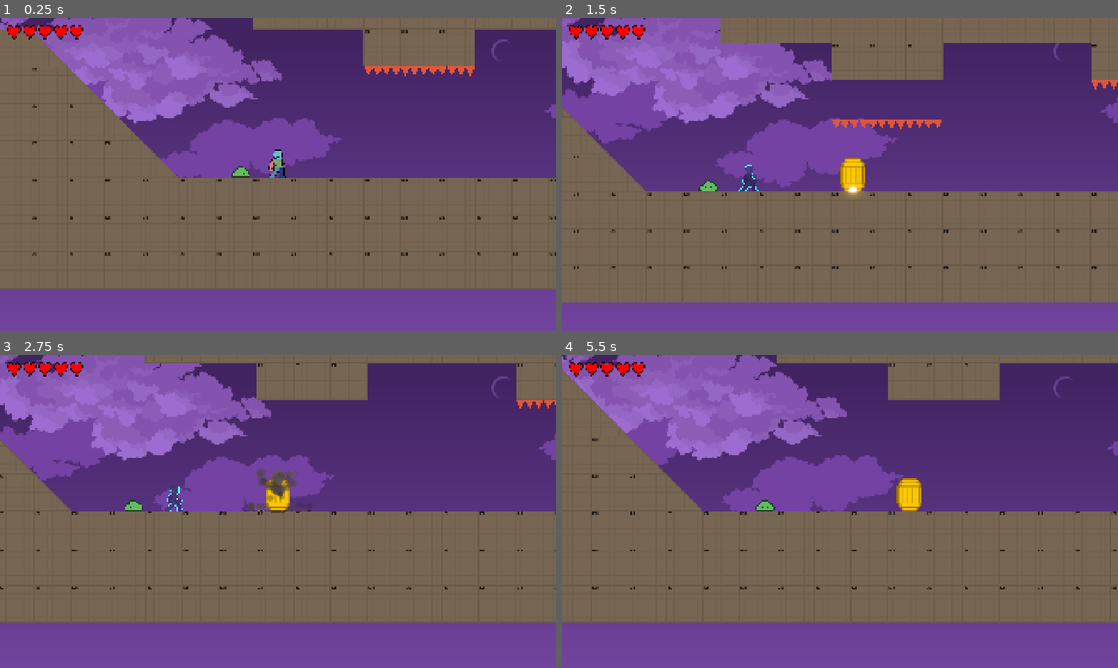
Above: before the commit, frames 1-4 (two rows, left to right).
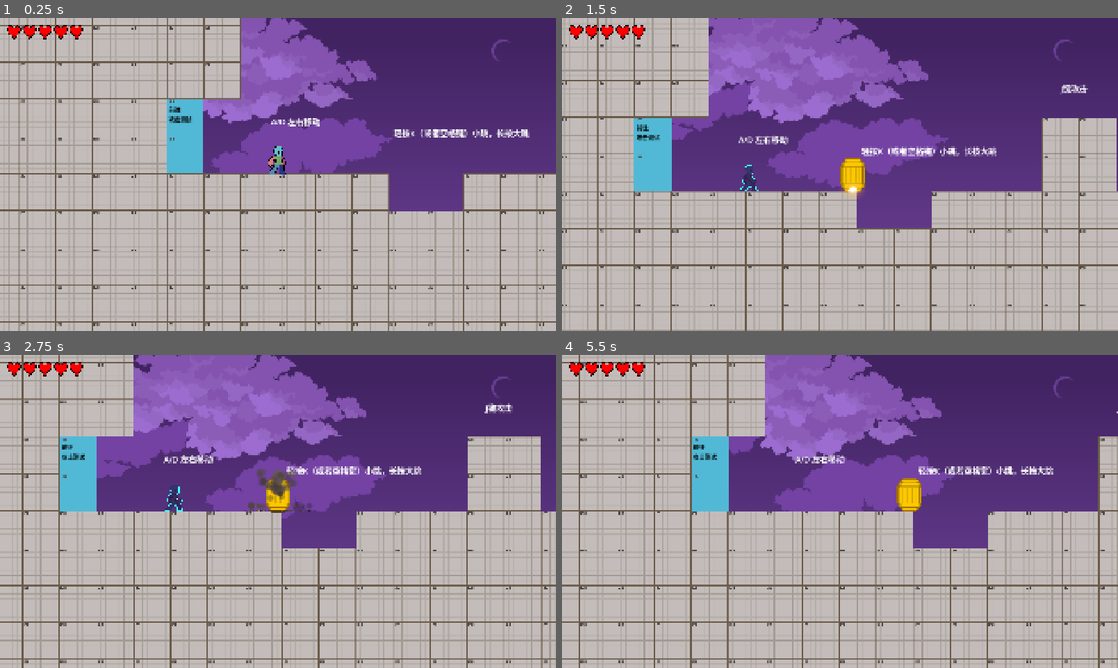
Above: after the commit, the same moments.

Repository: duanyue166/gamejam-2611
Game: Godot game, scene res://main.tscn
The game is run twice, just before and just after one commit, with the same random seed, the same clock (stepped at 60 frames per second) and the same inputs.
Inputs (mouse positions are in pixels of both pictures, inside the frame that each line leads up to):
- Up to frame 1 (0.25 s): no input
- Up to frame 2 (1.5 s): tap Enter at 0.5 s; move the mouse to (962, 158) at 0.52 s; hold D (move_right) from 0.53 s (still down); tap H (ability_1) at 0.6 s; click (962, 158) at 0.67 s; tap K (jump) at 0.77 s; move the mouse to (728, 190) at 1.27 s; tap U (ability_2) at 1.35 s
- Up to frame 3 (2.75 s): tap K (jump) at 1.52 s; move the mouse to (333, 442) at 2.02 s; release D (move_right) at 2.03 s; hold A (move_left) from 2.03 s (still down); tap J (attack) at 2.1 s
- Up to frame 4 (5.5 s): move the mouse to (812, 574) at 2.77 s; release A (move_left) at 2.78 s; hold D (move_right) 2.78-4.28 s; tap L (dash) at 2.85 s; click (812, 574) at 2.92 s; tap K (jump) at 3.02, 3.77, 4.52 s; move the mouse to (1006, 558) at 3.52 s; tap I (flip_gravity) at 3.6 s; move the mouse to (673, 464) at 4.27 s; hold A (move_left) 4.28-5.03 s; tap E (interact) at 4.35 s; move the mouse to (867, 511) at 5.02 s; hold D (move_right) from 5.03 s (still down); tap H (ability_1) at 5.1 s; click (867, 511) at 5.17 s

The runs differ from the first frame. In frame 1, 80% of the frame differs, in the area x 0-100%, y 0-100%; in frame 2, 75%; in frame 3, 76%; in frame 4, 78%.

Commit message:
优化地图出入口切换逻辑

Diff:
--- a/main.gd
+++ b/main.gd
@@ -1,51 +1,58 @@
 extends Node
 
 @export var main_scene: PackedScene
+@export var initial_spawn: StringName = StageTemplate.DEFAULT_SPAWN
 
 @onready var player: DebugPlayer = $Player
+@onready var _stage_container: Node2D = $StageContainer
 @onready var _gameplay_ui: GameplayUI = $GameplayUI
 @onready var _stage_transition: AnimationPlayer = $StageTransition/AnimationPlayer
 
 var _stage: StageTemplate
+var _arrival_spawn: Marker2D
 var _is_transitioning := false
 
 
 func _ready() -> void:
-	_mount_stage(main_scene.instantiate() as StageTemplate)
 	player.health_changed.connect(_gameplay_ui.set_health)
 	_gameplay_ui.set_health(player.health, player.max_health)
 	player.died.connect(_respawn_player, CONNECT_DEFERRED)
 
-
-func _mount_stage(stage: StageTemplate) -> void:
-	_stage = stage
-	_stage.stage_exit_entered.connect(_on_stage_exit_entered)
-	add_child(_stage)
-	_stage.spawn(player)
-	player.reset_for_spawn()
+	var stage := _instantiate_stage(main_scene, initial_spawn)
+	if stage != null:
+		_mount_stage(stage, initial_spawn)
 
 
-func _on_stage_exit_entered(body: DebugPlayer, target_stage_path: String) -> void:
+func _mount_stage(stage: StageTemplate, spawn_id: StringName) -> void:
+	_stage = stage
+	_stage_container.add_child(_stage)
+	player.stage_actors = _stage.get_actor_container()
+	_arrival_spawn = _stage.get_spawn_point(spawn_id)
+	player.global_position = _arrival_spawn.global_position
+	player.reset_for_spawn()
+	for gate in _stage.get_gates():
+		gate.suppress_arrival_overlap(player)
+		gate.stage_change_requested.connect(_on_stage_change_requested)
+	_stage.on_enter(player)
+
+
+func _on_stage_change_requested(body: DebugPlayer, stage_path: String, spawn_id: StringName) -> void:
 	if _is_transitioning or body != player or player.health <= 0:
 		return
 	_is_transitioning = true
 	# Area2D emits during the physics flush. Pause and change the tree afterward.
-	_change_stage.call_deferred(target_stage_path)
+	_change_stage.call_deferred(stage_path, spawn_id)
 
 
-func _change_stage(target_stage_path: String) -> void:
-	var target_stage := ResourceLoader.load(target_stage_path, "PackedScene") as PackedScene
+func _change_stage(stage_path: String, spawn_id: StringName) -> void:
+	var target_stage := ResourceLoader.load(stage_path, "PackedScene") as PackedScene
 	if target_stage == null:
-		push_error("Could not load stage exit target: %s" % target_stage_path)
+		push_error("Could not load stage exit target: %s" % stage_path)
 		_is_transitioning = false
 		return
 
-	var instance := target_stage.instantiate()
-	var next_stage := instance as StageTemplate
+	var next_stage := _instantiate_stage(target_stage, spawn_id)
 	if next_stage == null:
-		if instance != null:
-			instance.free()
-		push_error("Stage exit target must inherit StageTemplate: %s" % target_stage_path)
 		_is_transitioning = false
 		return
 
@@ -56,8 +63,9 @@
 	await _stage_transition.animation_finished
 
 	var previous_stage := _stage
-	_mount_stage(next_stage)
-	remove_child(previous_stage)
+	previous_stage.on_exit(player)
+	_stage_container.remove_child(previous_stage)
+	_mount_stage(next_stage, spawn_id)
 	previous_stage.queue_free()
 
 	_stage_transition.play(&"fade_in")
@@ -66,5 +74,26 @@
 	_is_transitioning = false
 
 
+func _instantiate_stage(scene: PackedScene, spawn_id: StringName) -> StageTemplate:
+	if scene == null:
+		push_error("No initial stage configured.")
+		return null
+
+	var instance := scene.instantiate()
+	var stage := instance as StageTemplate
+	if stage == null:
+		if instance != null:
+			instance.free()
+		push_error("Stage scene must inherit StageTemplate: %s" % scene.resource_path)
+		return null
+	if stage.get_spawn_point(spawn_id) == null:
+		stage.free()
+		push_error("Spawn point '%s' not found in %s" % [spawn_id, scene.resource_path])
+		return null
+	return stage
+
+
 func _respawn_player() -> void:
-	player.respawn(_stage.get_spawn_point(&"default").global_position)
+	if _stage != null:
+		var spawn := _stage.get_spawn_point(StageTemplate.DEFAULT_SPAWN)
+		player.respawn((spawn if spawn != null else _arrival_spawn).global_position)
--- a/main.tscn
+++ b/main.tscn
@@ -1,7 +1,7 @@
 [gd_scene format=3 uid="uid://ck12oxjygim6r"]
 
 [ext_resource type="Script" uid="uid://d2efwvn5xp32y" path="res://main.gd" id="1_lquwl"]
-[ext_resource type="PackedScene" uid="uid://btfiuf13f8h1o" path="res://stages/stage_01_intro.tscn" id="2_7mycd"]
+[ext_resource type="PackedScene" uid="uid://co02mghagykob" path="res://tests/test_stage.tscn" id="2_272bh"]
 [ext_resource type="PackedScene" uid="uid://b0hrb8xrj1w4d" path="res://player.tscn" id="2_h2yge"]
 [ext_resource type="PackedScene" uid="uid://bjxhtf4rawcxo" path="res://debug_ui.tscn" id="3_h2yge"]
 [ext_resource type="PackedScene" uid="uid://ksu861xvggho" path="res://tests/test_bg.tscn" id="4_1bvp3"]
@@ -10,9 +10,11 @@
 
 [node name="Main" type="Node" unique_id=1521315473]
 script = ExtResource("1_lquwl")
-main_scene = ExtResource("2_7mycd")
+main_scene = ExtResource("2_272bh")
 
 [node name="EffectLayer" type="Node2D" parent="." unique_id=1832524616]
+
+[node name="StageContainer" type="Node2D" parent="." unique_id=1364128971]
 
 [node name="Player" parent="." unique_id=1532610965 node_paths=PackedStringArray("rewind_effect_layer") instance=ExtResource("2_h2yge")]
 position = Vector2(-576, 0)
--- a/player.gd
+++ b/player.gd
@@ -32,6 +32,8 @@
 @export var movement_data : PlayerMovementData
 @export var rewind_effect_layer: Node2D
 @export_range(1, 99, 1, "or_greater") var max_health: int = 5
+
+var stage_actors: Node2D
 
 @onready var sprite: AnimatedSprite2D = $AnimatedSprite2D
 @onready var health: int = max_health
@@ -116,7 +118,8 @@
 
 func _petrify() -> void:
 	_stone = PLAYER_STONE_SCENE.instantiate() as PlayerStone
-	get_parent().add_child(_stone)
+	var stone_parent: Node = stage_actors if is_instance_valid(stage_actors) else get_parent()
+	stone_parent.add_child(_stone)
 	_stone.global_position = global_position
 	_stone.reset_physics_interpolation()
 	_stone.begin(up_direction, velocity, is_on_floor())
--- a/project.godot
+++ b/project.godot
@@ -24,6 +24,10 @@
 window/size/window_height_override=720
 window/stretch/mode="canvas_items"
 window/stretch/aspect="expand"
+
+[editor_plugins]
+
+enabled=PackedStringArray("res://addons/stage_exit_inspector/plugin.cfg")
 
 [input]
 
--- a/stages/StageTemplate.gd
+++ b/stages/StageTemplate.gd
@@ -2,24 +2,43 @@
 extends Node2D
 
 
-signal stage_exit_entered(player: DebugPlayer, target_stage_path: String)
-
-@onready var spawn_point: Marker2D = $SpawnPoint
+const DEFAULT_SPAWN := &"default"
 
 
-func spawn(player: Node2D, spawn_id: StringName = &"default") -> void:
-	var marker := get_spawn_point(spawn_id)
+# Also used by the Inspector on off-tree stages with non-tool scripts.
+static func collect_spawn_points(stage: Node) -> Dictionary[StringName, Marker2D]:
+	var points: Dictionary[StringName, Marker2D] = {}
+	var default_marker := stage.get_node_or_null(^"SpawnPoint") as Marker2D
+	if default_marker != null:
+		points[DEFAULT_SPAWN] = default_marker
 
-	if player.get_parent():
-		player.reparent($Actors)
-
-	else:
-		$Actors.add_child(player)
-
-	player.global_position = marker.global_position
+	var container := stage.get_node_or_null(^"SpawnPoints")
+	if container != null:
+		for child in container.get_children():
+			if child is Marker2D and not points.has(child.name):
+				points[child.name] = child
+	return points
 
 
 func get_spawn_point(id: StringName) -> Marker2D:
-	if id == &"default":
-		return spawn_point
-	return null
+	return collect_spawn_points(self).get(id)
+
+
+func get_gates() -> Array[StageExit]:
+	var gates: Array[StageExit] = []
+	for area in find_children("*", "Area2D", true, false):
+		if area is StageExit:
+			gates.append(area)
+	return gates
+
+
+func get_actor_container() -> Node2D:
+	return $Actors
+
+
+func on_enter(_player: DebugPlayer) -> void:
+	pass
+
+
+func on_exit(_player: DebugPlayer) -> void:
+	pass
--- a/stages/StageTemplate.tscn
+++ b/stages/StageTemplate.tscn
@@ -19,3 +19,5 @@
 tile_set = ExtResource("3_d1lfo")
 
 [node name="StageExit" parent="." instance=ExtResource("4_stage_exit")]
+
+[node name="SpawnPoints" type="Node2D" parent="."]
--- a/stages/stage_exit.gd
+++ b/stages/stage_exit.gd
@@ -1,19 +1,61 @@
+@tool
+class_name StageExit
 extends Area2D
+
+signal stage_change_requested(player: DebugPlayer, stage_path: String, spawn_id: StringName)
+signal target_stage_changed
 
 ## Destination scene inheriting StageTemplate, loaded on entry to allow return exits.
 ## Leave empty to disable this exit.
-@export_file("*.tscn", "*.scn") var target_stage_path: String
+@export_file("*.tscn", "*.scn") var target_stage_path: String:
+	set(value):
+		if target_stage_path != value:
+			target_stage_path = value
+			target_stage_changed.emit()
+
+@export var target_spawn: StringName = &"default"
+
+var _arrival_player: DebugPlayer
+
+
+func _ready() -> void:
+	set_physics_process(false)
+
+
+func suppress_arrival_overlap(player: DebugPlayer) -> void:
+	if monitoring and not target_stage_path.is_empty() and _intersects_player(player):
+		_arrival_player = player
+		set_physics_process(true)
+
+
+func _physics_process(_delta: float) -> void:
+	if not is_instance_valid(_arrival_player) or not _intersects_player(_arrival_player):
+		_arrival_player = null
+		set_physics_process(false)
 
 
 func _on_body_entered(body: Node2D) -> void:
+	if Engine.is_editor_hint():
+		return
 	var player := body as DebugPlayer
-	if player == null or target_stage_path.is_empty():
-		return
+	if player != null and player != _arrival_player and not target_stage_path.is_empty():
+		stage_change_requested.emit(player, target_stage_path, target_spawn)
 
-	var ancestor := get_parent()
-	while ancestor != null:
-		var stage := ancestor as StageTemplate
-		if stage != null:
-			stage.stage_exit_entered.emit(player, target_stage_path)
-			return
-		ancestor = ancestor.get_parent()
+
+func _intersects_player(player: DebugPlayer) -> bool:
+	# Area2D's overlap list is still stale when Main places the player.
+	for gate_owner in get_shape_owners():
+		if is_shape_owner_disabled(gate_owner):
+			continue
+		var gate_transform := global_transform * shape_owner_get_transform(gate_owner)
+		for player_owner in player.get_shape_owners():
+			if player.is_shape_owner_disabled(player_owner):
+				continue
+			var player_transform := player.global_transform * player.shape_owner_get_transform(player_owner)
+			for gate_index in shape_owner_get_shape_count(gate_owner):
+				var gate_shape := shape_owner_get_shape(gate_owner, gate_index)
+				for player_index in player.shape_owner_get_shape_count(player_owner):
+					var player_shape := player.shape_owner_get_shape(player_owner, player_index)
+					if gate_shape.collide(gate_transform, player_shape, player_transform):
+						return true
+	return false
--- a/tests/test_stage.tscn
+++ b/tests/test_stage.tscn
@@ -129,7 +129,11 @@
 [node name="StageExit" parent="." index="7"]
 position = Vector2(-893, -255)
 target_stage_path = "res://tests/test_stage_attack.tscn"
+target_spawn = &"FromTest"
 
 [node name="CollisionShape2D" type="CollisionShape2D" parent="StageExit" index="0" unique_id=15527348]
 position = Vector2(61, 127.5)
 shape = SubResource("RectangleShape2D_g81ma")
+
+[node name="FromAttack" type="Marker2D" parent="SpawnPoints" index="0" unique_id=1509908875]
+position = Vector2(-704, 8)
--- a/tests/test_stage_attack.tscn
+++ b/tests/test_stage_attack.tscn
@@ -14,14 +14,7 @@
 [node name="SpawnPoint" parent="." index="1" unique_id=1601979544]
 position = Vector2(3768, 776)
 
-[node name="StageExit" parent="." index="4"]
-target_stage_path = "res://tests/test_stage.tscn"
-
-[node name="CollisionShape2D" type="CollisionShape2D" parent="StageExit" index="0" unique_id=898548506]
-position = Vector2(4032, 640)
-shape = SubResource("RectangleShape2D_g81ma")
-
-[node name="Control" type="Control" parent="." index="5" unique_id=2030709933]
+[node name="Control" type="Control" parent="." index="4" unique_id=2030709933]
 layout_mode = 3
 anchors_preset = 0
 offset_right = 40.0
@@ -46,14 +39,25 @@
 text = "石化下砸有2伤
 落地时产生1伤范围伤害"
 
-[node name="Slime" parent="." index="6" unique_id=216391717 instance=ExtResource("3_4ruw6")]
+[node name="Slime" parent="." index="5" unique_id=216391717 instance=ExtResource("3_4ruw6")]
 position = Vector2(3432, 768)
 
-[node name="Slime2" parent="." index="7" unique_id=677517500 instance=ExtResource("3_4ruw6")]
+[node name="Slime2" parent="." index="6" unique_id=677517500 instance=ExtResource("3_4ruw6")]
 position = Vector2(3288, 768)
 
-[node name="Slime3" parent="." index="8" unique_id=922461597 instance=ExtResource("3_4ruw6")]
+[node name="Slime3" parent="." index="7" unique_id=922461597 instance=ExtResource("3_4ruw6")]
 position = Vector2(3016, 768)
 
-[node name="Slime4" parent="." index="9" unique_id=1901682622 instance=ExtResource("3_4ruw6")]
+[node name="Slime4" parent="." index="8" unique_id=1901682622 instance=ExtResource("3_4ruw6")]
 position = Vector2(3160, 680)
+
+[node name="StageExit" parent="." index="9"]
+target_stage_path = "uid://co02mghagykob"
+target_spawn = &"FromAttack"
+
+[node name="CollisionShape2D" type="CollisionShape2D" parent="StageExit" index="0" unique_id=898548506]
+position = Vector2(4032, 640)
+shape = SubResource("RectangleShape2D_g81ma")
+
+[node name="FromTest" type="Marker2D" parent="SpawnPoints" index="0" unique_id=544770165]
+position = Vector2(3880, 776)
Not shown, added: addons/stage_exit_inspector/plugin.cfg
Not shown, added: addons/stage_exit_inspector/plugin.gd
Not shown, added: addons/stage_exit_inspector/plugin.gd.uid
Not shown, changed: export_presets.cfg
